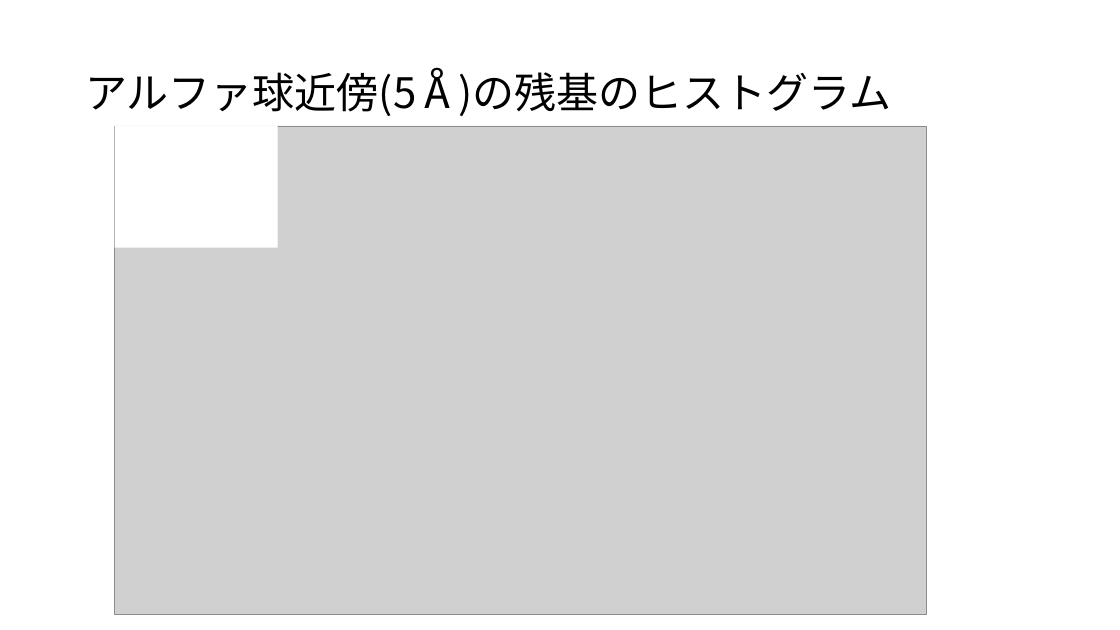
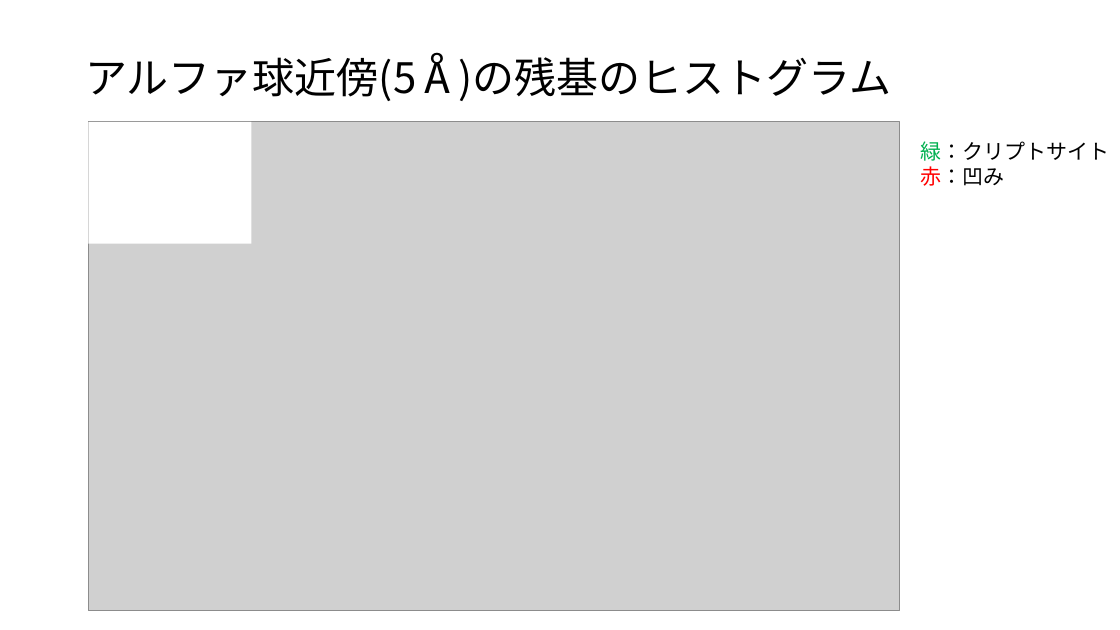
Before and after one commit to MasahitoKumada/research, a slide deck: slide 4 of 2021/doc/進捗0928.pptx. Drawn at 1120x630 pixels with LibreOffice and Linux fonts; fonts in the diff are those of the drawing; grey boxes stand for pictures. Boxes give left, top, right and bottom in pixels: in the first picture for what was removed or moved away, otherwise in the second. Text is boxed around its words. In the diff, an @@ line names an element or a change of style, - is before the commit and + after.

```diff
--- a/2021/doc/進捗0928.pptx
+++ b/2021/doc/進捗0928.pptx
@@ title "アルファ球近傍(5Å)の残基のヒストグラム": place and size @@
-title "アルファ球近傍(5Å)の残基のヒストグラム" at bbox=[85, 67, 891, 116]
+title "アルファ球近傍(5Å)の残基のヒストグラム" at bbox=[85, 52, 891, 101]
@@ picture: place and size @@
-picture at bbox=[115, 126, 927, 615]
+picture at bbox=[88, 122, 900, 611]
@@ rectangle: place and size @@
-rectangle at bbox=[115, 126, 278, 248]
+rectangle at bbox=[88, 122, 251, 244]
@@ text added at bbox=[920, 141, 1109, 186], 18 pt, text #000000 @@
+緑：クリプトサイト
+赤：凹み
```
Also in this commit, not shown: 2 other slides changed, 1 slide added, 1 slide removed.
